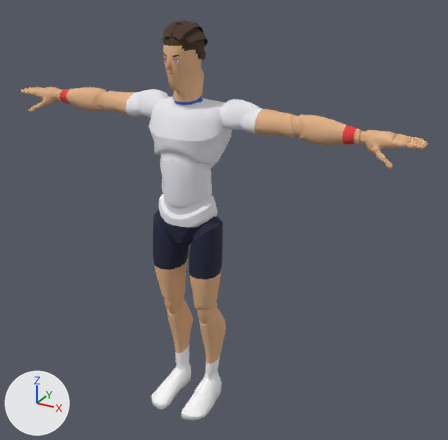
A saved change to the glTF model sweetspot/models/players/p09.glb.
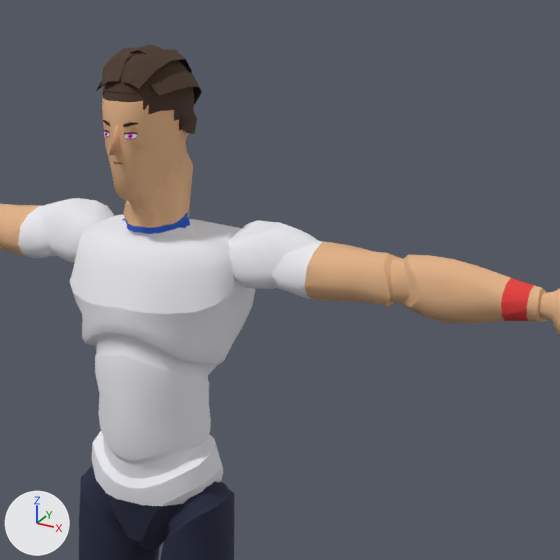
There are two pictures of each version: one whole from a camera (50 mm lens) standing at (1.378, -2.175, 2.084) and looking at (0.14, 0.076, 0.959), one close up on the part from 26% to 82% of the width and 0% to 57% of the height. Lighting does not change. The marker at lower left points along +X, +Y and +Z. The first two pictures are the older version. Vertices at exactly the same position are counted once.

The first close-up shows 'Body', 'Face', 'Hair', 'Nose'.
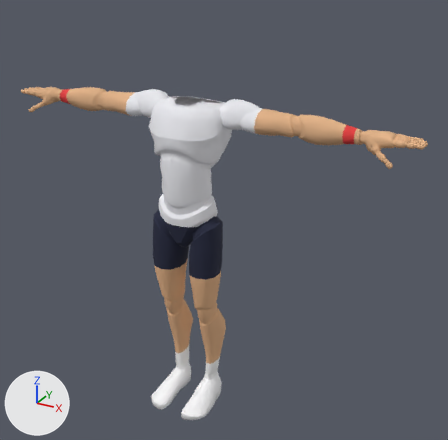
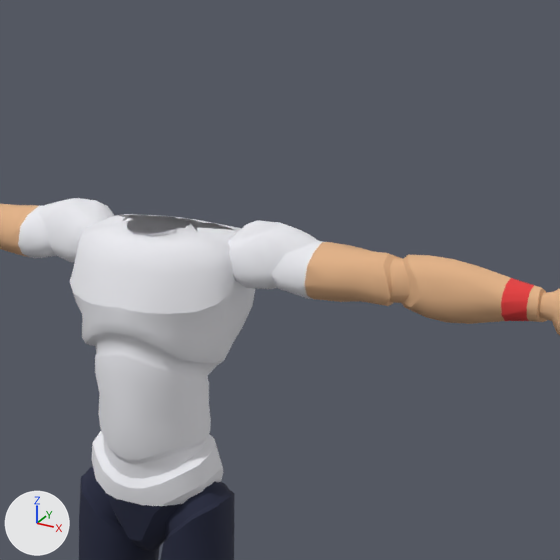
Location of each change, [x1, y1, x2, y2] in pixels of the close-ups (560 x 560 px):
'Body', reshaped
    before: [0, 85, 560, 560]
    after: [0, 198, 560, 560]
'Hair', deleted (brown)
    before: [96, 44, 202, 145]
'Nose', deleted
    before: [109, 125, 122, 156]
'Face', deleted
    before: [103, 120, 138, 164]
part 1 of me_mannequin, cut back
    before: [102, 85, 234, 236]
    after: [127, 228, 174, 236]

The change, as a diff of the scene's bpy script:
```diff
--- a/sweetspot/models/players/p09.glb.py
+++ b/sweetspot/models/players/p09.glb.py
@@ me_mannequin @@
 # used by ob_body; location = (0.0, 0.0, 0.0)
-me_mannequin.from_pydata(...)  # 7378 vertices, 14511 faces; spans x -0.98..0.98, y -0.21..0.16, z 0.0..1.81
+me_mannequin.from_pydata(...)  # 7082 vertices, 13882 faces; spans x -0.98..0.98, y -0.21..0.16, z 0.0..1.51
+# me_mannequin part 1: 4 vertices moved within x -0.04..0.04, y -0.04..-0.02, z 1.49..1.5; 296 vertices removed from x -0.07..0.07, y -0.11..0.1, z 1.49..1.81
 me_mannequin.materials.append(mat_palette)
@@ ob_face @@
-ob_face = bpy.data.objects.new('Face', me_face)
-ob_face.location = (0.0, 0.0, 0.0)
@@ ob_hair @@
-ob_hair = bpy.data.objects.new('Hair', me_hair)
-ob_hair.location = (0.0, 0.0, 0.0)
@@ ob_nose @@
-ob_nose = bpy.data.objects.new('Nose', me_nose)
-ob_nose.location = (0.0, 0.0, 0.0)
```
